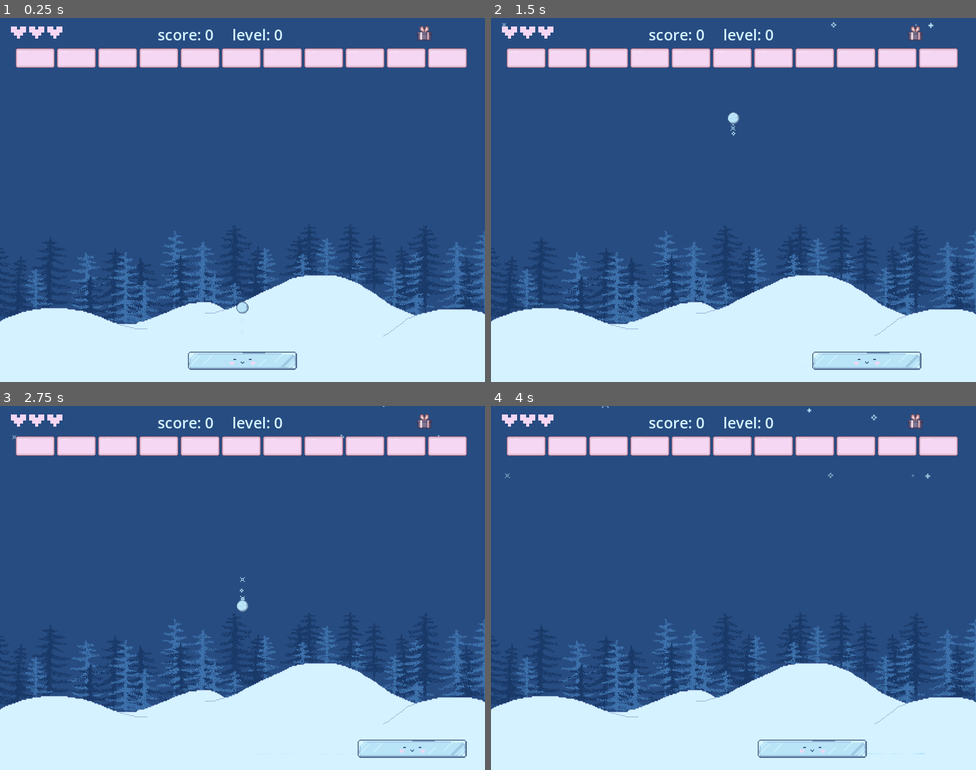
Above: before the commit, frames 1-4 (two rows, left to right).
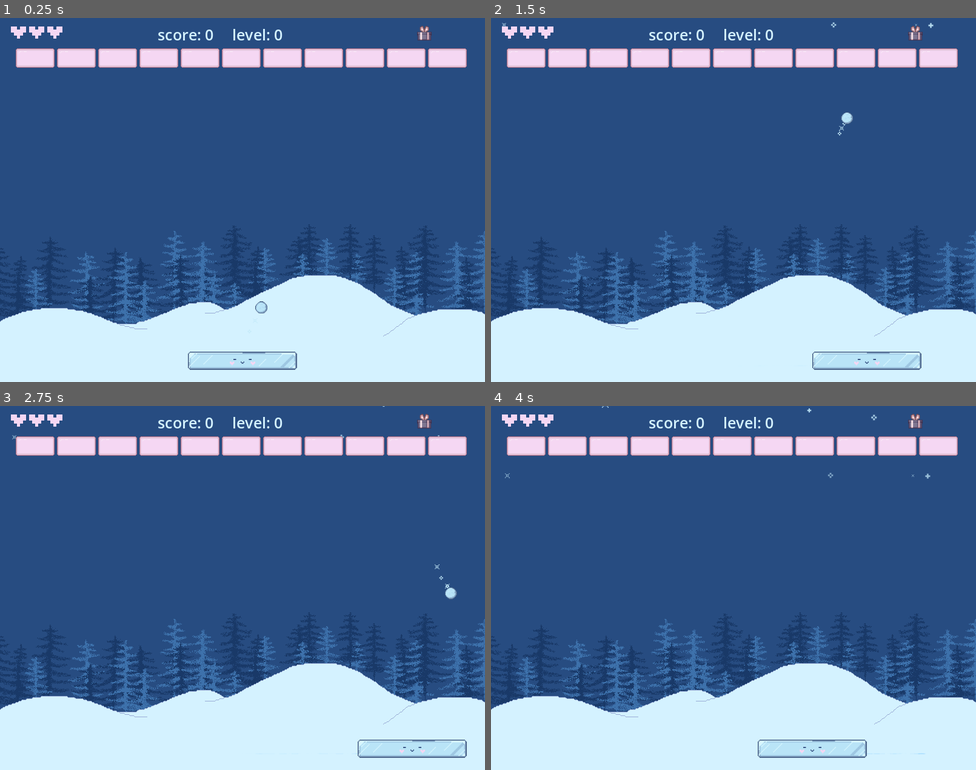
Above: after the commit, the same moments.

Repository: aysieelf/Snow-Break
Game: Godot game, scene res://levels/scenes/main_scene.tscn
The game is run twice, just before and just after one commit, with the same random seed, the same clock (stepped at 60 frames per second) and the same inputs.
Inputs (mouse positions are in pixels of both pictures, inside the frame that each line leads up to):
- Up to frame 1 (0.25 s): no input
- Up to frame 2 (1.5 s): move the mouse to (840, 181) at 0.52 s; hold Right (move_right) 0.53-1.28 s; click (840, 181) at 0.67 s; move the mouse to (636, 218) at 1.27 s; hold A (move_left) from 1.28 s (still down)
- Up to frame 3 (2.75 s): move the mouse to (291, 507) at 2.02 s; release A (move_left) at 2.03 s; hold Right (move_right) from 2.03 s (still down)
- Up to frame 4 (4 s): move the mouse to (709, 660) at 2.77 s; click (709, 660) at 2.92 s; move the mouse to (879, 642) at 3.52 s; release Right (move_right) at 3.53 s; hold A (move_left) from 3.53 s (still down)

The runs differ from the first frame. In frame 1, 0.1% of the frame differs, in the area x 48-56%, y 77-82%; in frame 2, 0.2%; in frame 3, 0.2%, in the area x 48-95%, y 43-57%; in frame 4, nothing differs.

Commit message:
update: constants.gd - init vector of ball slightly to the right

Diff:
--- a/winter-splinter/core/utils/constants.gd
+++ b/winter-splinter/core/utils/constants.gd
@@ -47,7 +47,7 @@
 const BALL_HEIGHT = 20
 const BALL_WIDTH = 20
 const BALL_POS = Vector2(400, 540)
-const BALL_INIT_VECTOR = Vector2(0, -1) # up
+const BALL_INIT_VECTOR = Vector2(0.5, -1)
 const MIN_BOUNCE_ANGLE = deg_to_rad(-60)
 const MAX_BOUNCE_ANGLE = deg_to_rad(60)
 const BALL_MIN_X = 0
